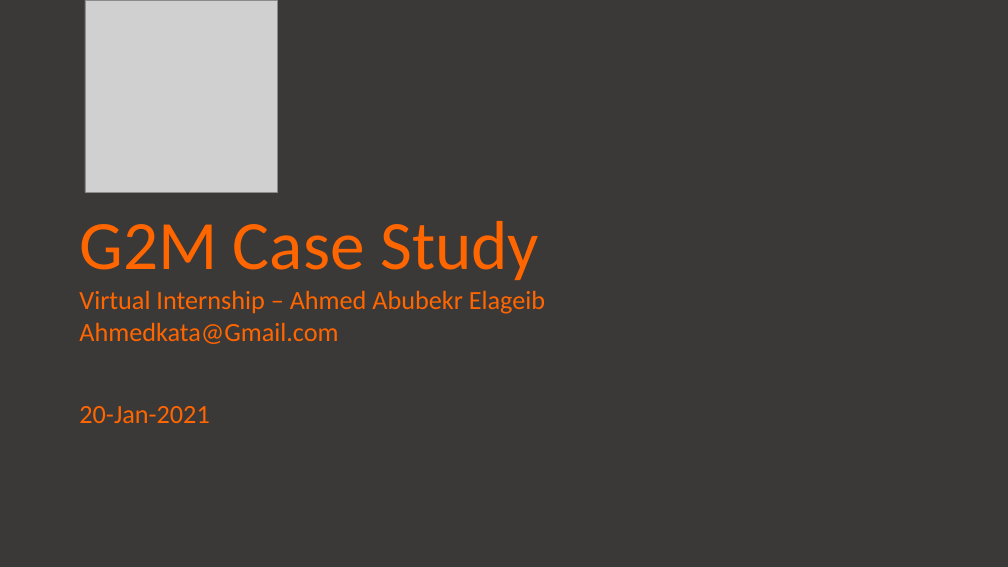
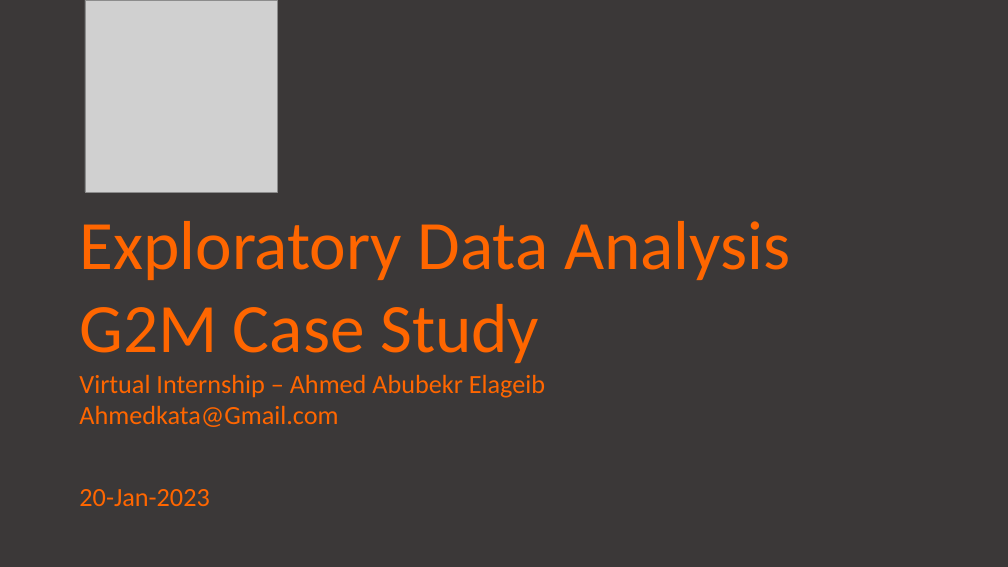
Before and after one commit to AhmedAbubaker98/DataGlacierInternship, a slide deck: slide 1 of Week 3/G2M_Case_Study-Ahmed_Abubekr.pptx. Drawn at 1008x567 pixels with LibreOffice and Linux fonts; fonts in the diff are those of the drawing; grey boxes stand for pictures. Boxes give left, top, right and bottom in pixels: in the first picture for what was removed or moved away, otherwise in the second. Text is boxed around its words. In the diff, an @@ line names an element or a change of style, - is before the commit and + after.

```diff
--- a/Week 3/G2M_Case_Study-Ahmed_Abubekr.pptx
+++ b/Week 3/G2M_Case_Study-Ahmed_Abubekr.pptx
@@ text at [79, 221, 790, 280]: paragraph added @@
+Exploratory Data Analysis
@@ text at [79, 489, 209, 506]: text changed @@
-20-Jan-2021
+20-Jan-2023
```
